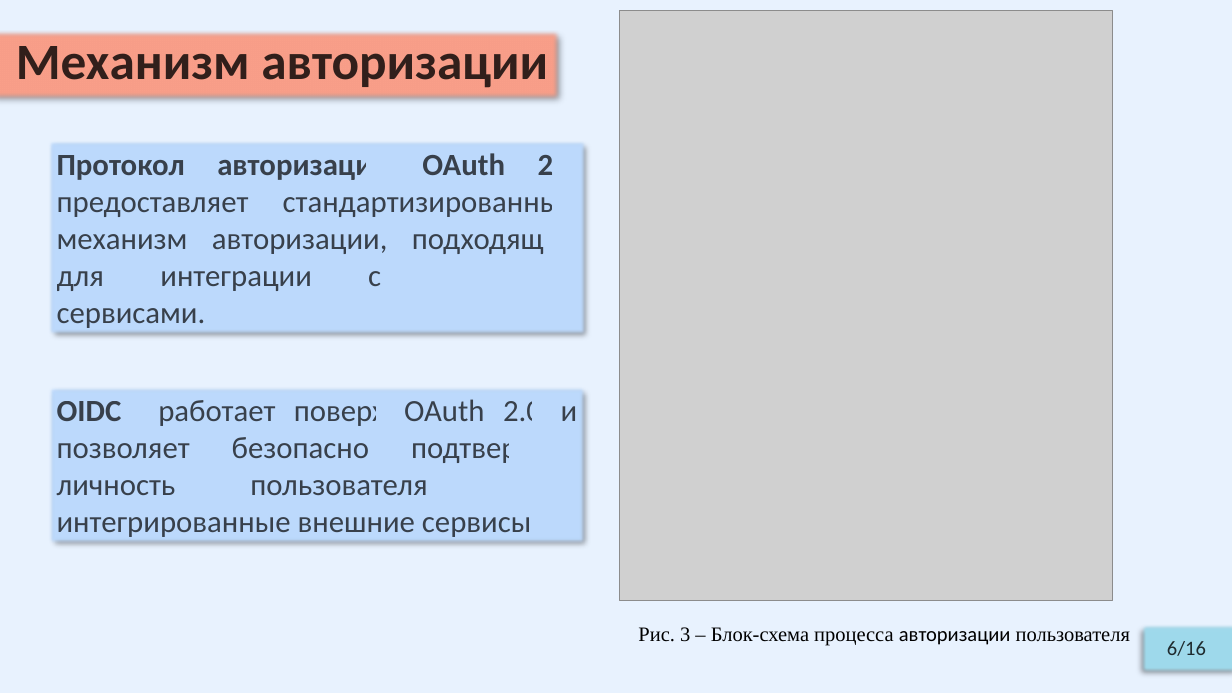
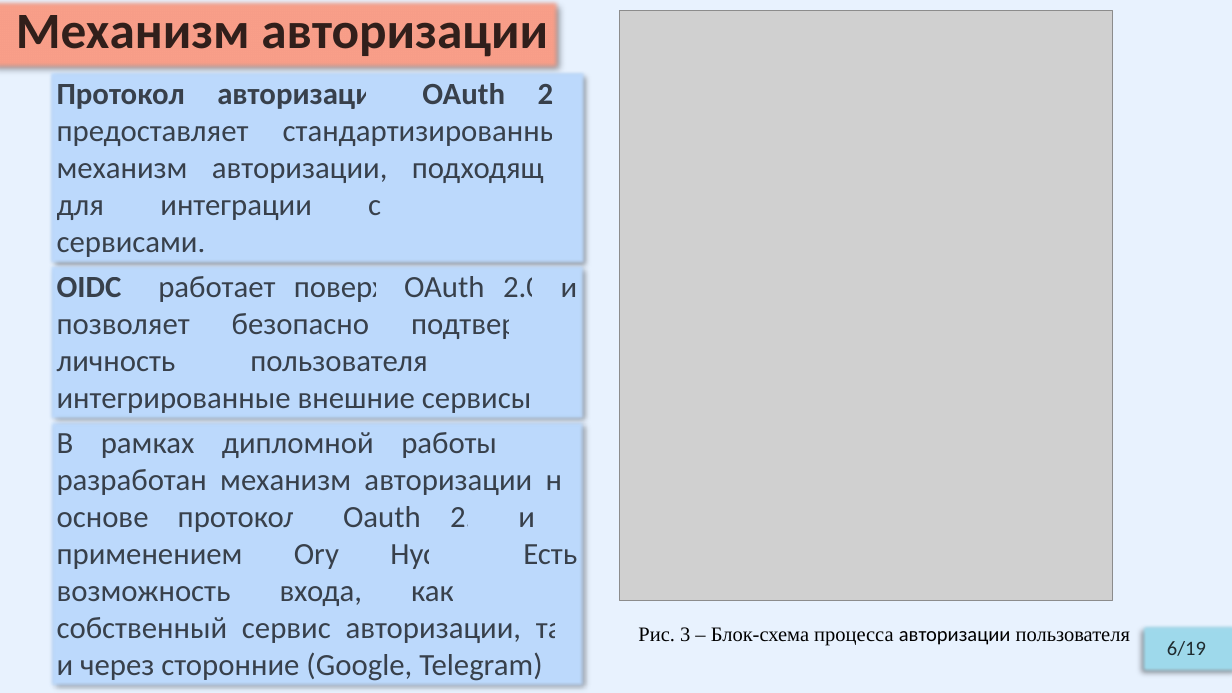
Before and after one commit to Relax-FM/Diploma, a slide deck: slide 6 of master/Diploma/presentation/OnyushevA_RK6-41M_v2.pptx. Drawn at 1232x693 pixels with LibreOffice and Linux fonts; fonts in the diff are those of the drawing; grey boxes stand for pictures. Boxes give left, top, right and bottom in pixels: in the first picture for what was removed or moved away, otherwise in the second. Text is boxed around its words. In the diff, an @@ line names an element or a change of style, - is before the commit and + after.

```diff
--- a/master/Diploma/presentation/OnyushevA_RK6-41M_v2.pptx
+++ b/master/Diploma/presentation/OnyushevA_RK6-41M_v2.pptx
@@ subtitle "Механизм авторизации": place and size @@
-subtitle "Механизм авторизации" at box(0, 30, 560, 100)
+subtitle "Механизм авторизации" at box(0, 0, 560, 69)
@@ rectangle "Протокол авторизации OAuth 2.0 предоставляет ...": place and size @@
-rectangle "Протокол авторизации OAuth 2.0 предоставляет ..." at box(47, 140, 586, 336)
+rectangle "Протокол авторизации OAuth 2.0 предоставляет ..." at box(47, 69, 586, 265)
@@ rectangle "OIDC работает поверх OAuth 2.0 ...": place and size @@
-rectangle "OIDC работает поверх OAuth 2.0 ..." at box(47, 386, 586, 545)
+rectangle "OIDC работает поверх OAuth 2.0 ..." at box(47, 262, 586, 421)
@@ rectangle added at box(47, 419, 586, 689), fill #BCD9FC, 24 pt, text #000000 at 70% opacity @@
+В рамках дипломной работы был разработан механизм авторизации на основе протокола Oauth 2.0 и с применением Ory Hydra. Есть возможность входа, как через собственный сервис авторизации, так и через сторонние (Google, Telegram)
@@ text in rectangle at box(1167, 641, 1206, 656): text changed @@
-6/16
+6/19
```
Also in this commit, not shown: 13 other slides changed, 4 slides added, 1 slide removed, 2 other files.
